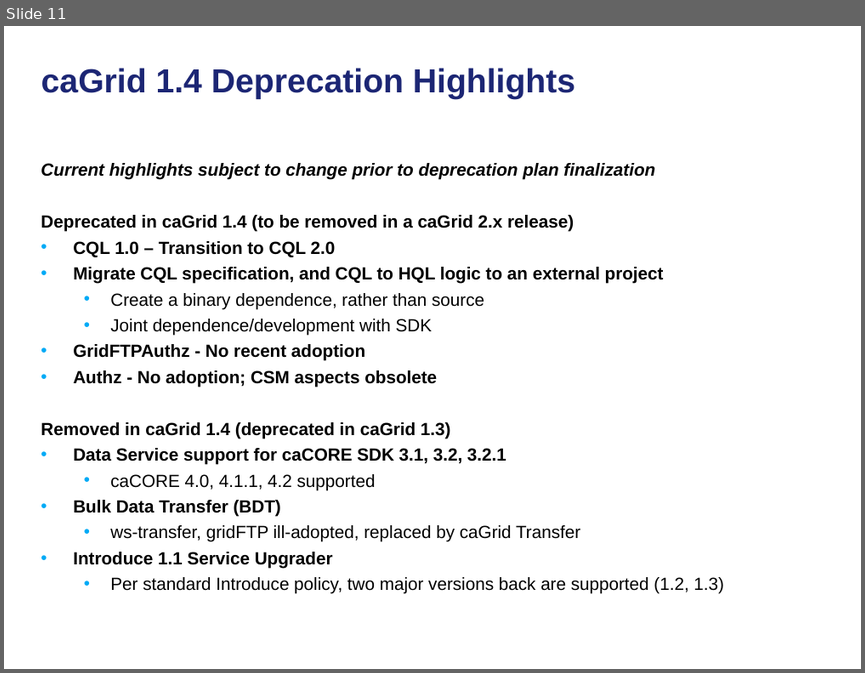
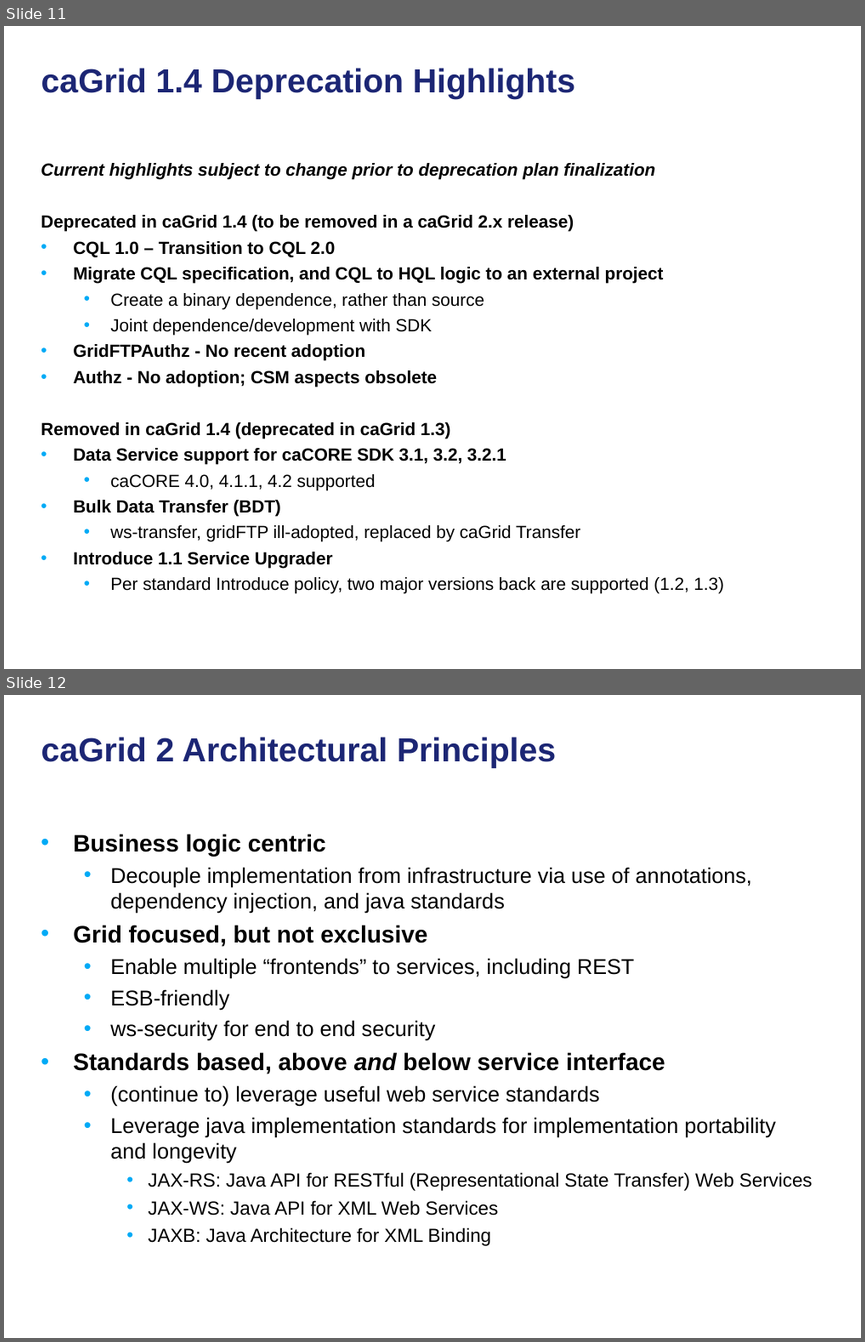
Before and after one commit to NCIP/cagrid-docs, a slide deck: general/presentations/200910_VCDE_ARCH/20091022_Arch_VCDE_caGrid_Future.ppt. Shown one above the other, each under a label of ours: slide 11 before the commit, slides 11 and 12 after it. The pictures are 865x673 and 865x1342 pixels, drawn with LibreOffice and Linux fonts; fonts in the diff are those of the drawing; background and template pictures are left out. Boxes give left, top, right and bottom in pixels: in the first picture for what was removed or moved away, otherwise in the second. Text is boxed around its words. In the diff, an @@ line names an element or a change of style, - is before the commit and + after.

```diff
--- a/general/presentations/200910_VCDE_ARCH/20091022_Arch_VCDE_caGrid_Future.ppt
+++ b/general/presentations/200910_VCDE_ARCH/20091022_Arch_VCDE_caGrid_Future.ppt
@@ slide 12 added at box(4, 695, 861, 1338), background picture (left out) @@
@@ title added at box(41, 737, 556, 768), 28 pt, text #1C2674, bold @@
+caGrid 2 Architectural Principles
@@ text added at box(73, 834, 812, 1246), 18 pt, text #000000 @@
+• Business logic centric
+  • Decouple implementation from infrastructure via use of annotations, dependency injection, and java standards
+• Grid focused, but not exclusive
+  • Enable multiple “frontends” to services, including REST
+  • ESB-friendly
+  • ws-security for end to end security
+• Standards based, above and below service interface
+  • (continue to) leverage useful web service standards
+  • Leverage java implementation standards for implementation portability and longevity
+    • JAX-RS: Java API for RESTful (Representational State Transfer) Web Services
+    • JAX-WS: Java API for XML Web Services
+    • JAXB: Java Architecture for XML Binding
```
Also in this commit, not shown: 9 slides changed, 2 other slides added, 11 slides removed.
